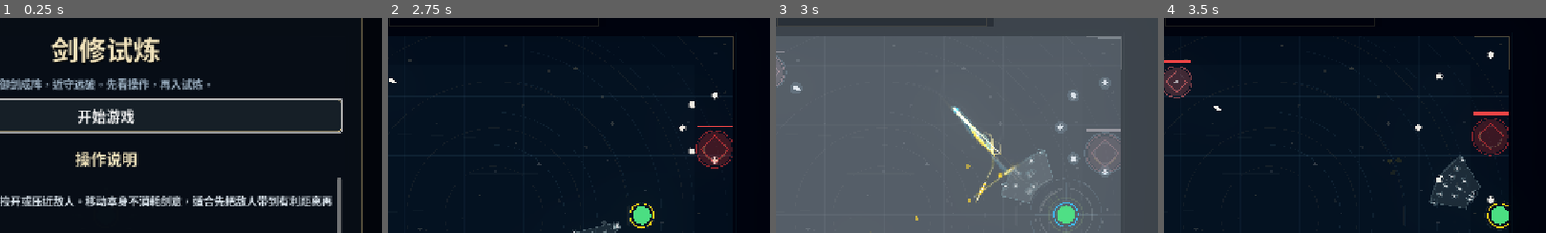
Above: before the commit, frames 1-4 (left to right).
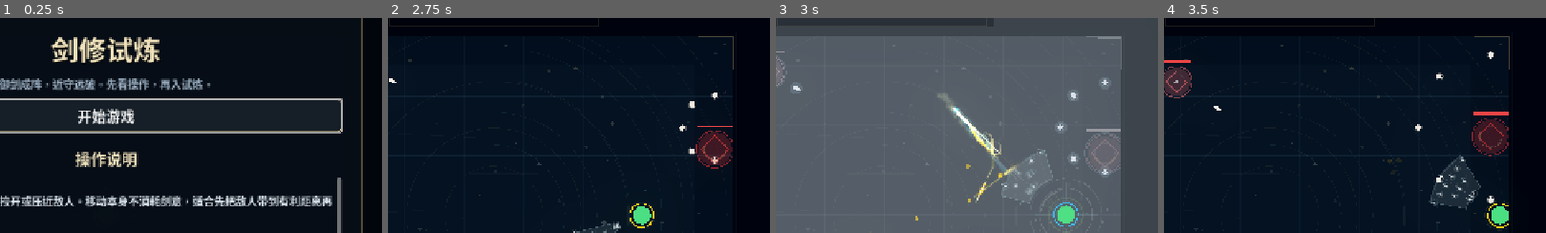
Above: after the commit, the same moments.

Repository: nwueditorfan007-coder/SwordCultivator
Game: Godot game, scene res://scenes/main/Main.tscn
Two runs of this game, one before a commit and one after it. Both use one fixed random seed, a clock stepped at 60 frames per second and the inputs below.
Inputs (mouse positions are % of the whole screen's width and height, from its top left):
- Up to frame 1 (0.25 s): no input
- Up to frame 2 (2.75 s): click "开始游戏" at 0.5 s; tap Enter at 1.25 s; move the mouse to (72, 45) at 1.27 s; hold D (move_right) 1.28-2 s; click (72, 45) at 1.35 s; drag from (30, 55) to (45, 70) at 2.02 s
- Up to frame 3 (3 s): move the mouse to (60, 28) at 2.77 s; hold D (move_right) from 2.78 s (still down); right-click (60, 28) at 2.85 s
- Up to frame 4 (3.5 s): keep holding D (move_right)
The pictures show only the part of the screen within x 36-86%, y 6-56%; the shares and areas given below are measured in that part.

Frames 1-2 are identical in both runs. In frame 3, 0.3% of the frame differs, in the area x 42-59%, y 35-65%; in frame 4, nothing differs.

Commit message:
tune sword flight trail parameters

Diff:
--- a/project.godot
+++ b/project.godot
@@ -19,6 +19,8 @@
 
 window/size/viewport_width=1280
 window/size/viewport_height=720
+window/size/window_width_override=1920
+window/size/window_height_override=1080
 window/stretch/mode="canvas_items"
 
 [input]
--- a/scenes/main/Main.tscn
+++ b/scenes/main/Main.tscn
@@ -28,14 +28,22 @@
 "剑尖流光透明度倍率" = 1.5899999999999999
 "贴身底辉强度倍率" = 2.0
 "贴身底辉宽度倍率" = 2.0
-"剑气补层整体强度" = 0.77
-"剑气薄雾长度倍率" = 0.74
-"剑气薄雾宽度倍率" = 2.0
-"剑气上刃外散强度" = 2.0
-"剑气下刃外散强度" = 2.0
-"剑气后外散距离倍率" = 2.0
-"剑气后外散角度倍率" = 0.81
-"剑气薄雾透明度倍率" = 0.76
+"剑气补层整体强度" = 4.0
+"剑气薄雾长度倍率" = 2.0
+"剑气薄雾宽度倍率" = 0.1
+"剑气上刃外散强度" = 4.0
+"剑气下刃外散强度" = 4.0
+"剑气沿剑身前后偏移" = 9.900000000000006
+"剑气后外散距离倍率" = 1.9700000000000002
+"剑气后外散角度倍率" = 0.39
+"剑气贴刃距离倍率" = 0.17
+"剑气起喷外移" = 2.8
+"剑气粒子数量倍率" = 4.0
+"剑气粒子速度倍率" = 1.5
+"剑气粒子尺寸倍率" = 2.86
+"剑气粒子散射倍率" = 0.56
+"剑气尾雾强度倍率" = 2.0
+"剑气前雾强度倍率" = 2.0
 
 [node name="CanvasLayer" type="CanvasLayer" parent="." unique_id=855900825]
 
--- a/scripts/vfx/sword_flight_fx.gd
+++ b/scripts/vfx/sword_flight_fx.gd
@@ -73,22 +73,23 @@
 
 @export_group("剑气补层调试")
 @export var 剑气补层启用 := true
-@export_range(0.0, 2.0, 0.01) var 剑气补层整体强度 := 1.0
-@export_range(0.2, 2.0, 0.01) var 剑气薄雾长度倍率 := 1.0
-@export_range(0.2, 2.0, 0.01) var 剑气薄雾宽度倍率 := 1.0
-@export_range(0.0, 2.0, 0.01) var 剑气上刃外散强度 := 1.0
-@export_range(0.0, 2.0, 0.01) var 剑气下刃外散强度 := 1.0
-@export_range(0.2, 2.0, 0.01) var 剑气后外散距离倍率 := 1.0
-@export_range(0.2, 2.0, 0.01) var 剑气后外散角度倍率 := 1.0
-@export_range(0.0, 1.2, 0.01) var 剑气贴刃距离倍率 := 0.24
-@export_range(0.0, 4.0, 0.1) var 剑气起喷外移 := 0.6
-@export_range(0.0, 2.0, 0.01) var 剑气薄雾透明度倍率 := 1.0
-@export_range(0.0, 2.0, 0.01) var 剑气粒子数量倍率 := 1.0
-@export_range(0.2, 2.0, 0.01) var 剑气粒子速度倍率 := 1.0
-@export_range(0.2, 2.0, 0.01) var 剑气粒子尺寸倍率 := 1.0
-@export_range(0.2, 2.0, 0.01) var 剑气粒子散射倍率 := 1.0
-@export_range(0.0, 2.0, 0.01) var 剑气尾雾强度倍率 := 1.0
-@export_range(0.0, 2.0, 0.01) var 剑气前雾强度倍率 := 1.0
+@export_range(0.0, 4.0, 0.01) var 剑气补层整体强度 := 1.0
+@export_range(0.1, 4.0, 0.01) var 剑气薄雾长度倍率 := 1.0
+@export_range(0.1, 4.0, 0.01) var 剑气薄雾宽度倍率 := 1.0
+@export_range(0.0, 4.0, 0.01) var 剑气上刃外散强度 := 1.0
+@export_range(0.0, 4.0, 0.01) var 剑气下刃外散强度 := 1.0
+@export_range(-64.0, 64.0, 0.1) var 剑气沿剑身前后偏移 := 0.0
+@export_range(0.1, 4.0, 0.01) var 剑气后外散距离倍率 := 1.0
+@export_range(0.1, 4.0, 0.01) var 剑气后外散角度倍率 := 1.0
+@export_range(0.0, 2.5, 0.01) var 剑气贴刃距离倍率 := 0.24
+@export_range(0.0, 16.0, 0.1) var 剑气起喷外移 := 0.6
+@export_range(0.0, 4.0, 0.01) var 剑气薄雾透明度倍率 := 1.0
+@export_range(0.0, 4.0, 0.01) var 剑气粒子数量倍率 := 1.0
+@export_range(0.1, 4.0, 0.01) var 剑气粒子速度倍率 := 1.0
+@export_range(0.1, 4.0, 0.01) var 剑气粒子尺寸倍率 := 1.0
+@export_range(0.1, 4.0, 0.01) var 剑气粒子散射倍率 := 1.0
+@export_range(0.0, 4.0, 0.01) var 剑气尾雾强度倍率 := 1.0
+@export_range(0.0, 4.0, 0.01) var 剑气前雾强度倍率 := 1.0
 
 var main: Node2D = null
 
@@ -1049,6 +1050,7 @@
 		return
 
 	var edge_anchor: Vector2 = root.lerp(tip, along)
+	edge_anchor += visual_forward * (剑气沿剑身前后偏移 * scale)
 	edge_anchor += normal * _sample_body_flow_half_width(along, scale) * 剑气贴刃距离倍率 * (0.9 + 0.06 * segment_bias)
 	var scatter_dir: Vector2 = (
 		-visual_forward * (0.92 + 0.18 * speed_ratio) * 剑气后外散距离倍率
